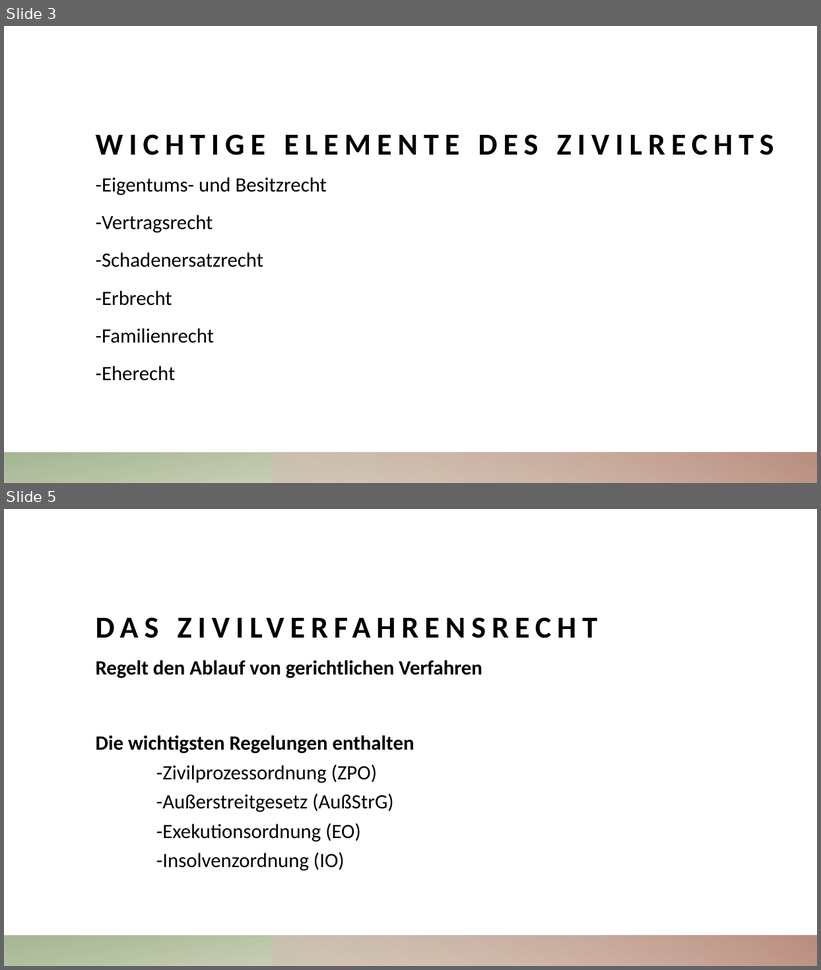
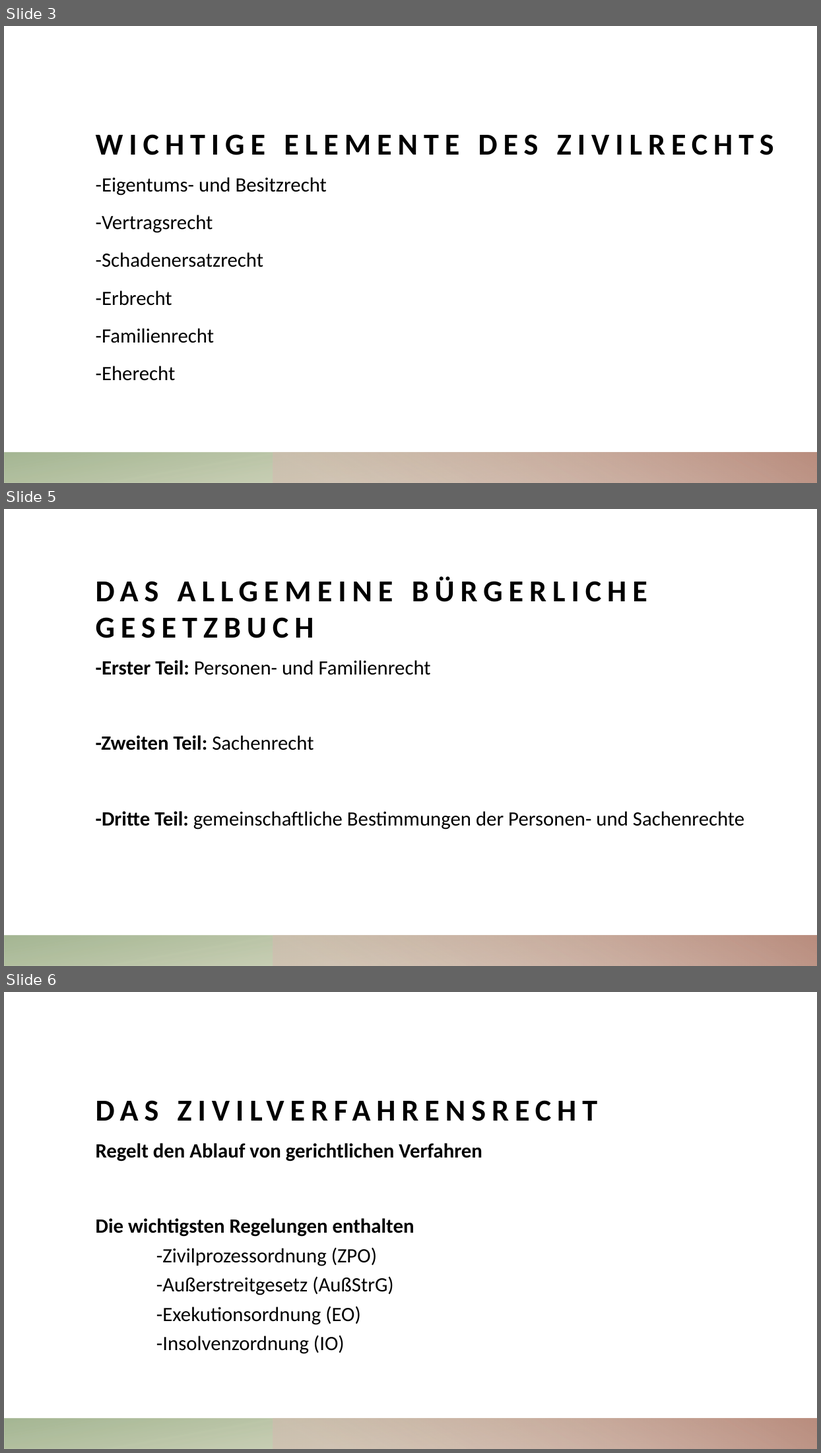
Before and after one commit to ArkonM/4CHIF, a slide deck: BWM - Werner Baumgartner/Zivilrecht.pptx. Shown one above the other, each under a label of ours: slides 3 and 5 before the commit, slides 3, 5 and 6 after it; the slides between them are not shown. The pictures are 821x970 and 821x1453 pixels, drawn with LibreOffice and Linux fonts; fonts in the diff are those of the drawing. Boxes give left, top, right and bottom in pixels: in the first picture for what was removed or moved away, otherwise in the second. Text is boxed around its words. In the diff, an @@ line names an element or a change of style, - is before the commit and + after.

```diff
--- a/BWM - Werner Baumgartner/Zivilrecht.pptx
+++ b/BWM - Werner Baumgartner/Zivilrecht.pptx
@@ slide 5 added at box(4, 509, 817, 966), background #FFFFFF; not listed: 2 template elements that a slide beside it also shows @@
@@ title added at box(96, 576, 648, 638), 36 pt, text #000000, bold @@
+DAS ALLGEMEINE BÜRGERLICHE GESETZBUCH
@@ text added at box(96, 660, 745, 830), 24 pt, text #000000 @@
+-Erster Teil: Personen- und Familienrecht
+-Zweiten Teil: Sachenrecht
+-Dritte Teil: gemeinschaftliche Bestimmungen der Personen- und Sachenrechte
@@ what was slide 5 is now slide 6 @@
```
Also in this commit, not shown: 1 slide changed, 1 other slide added, 1 other file.
